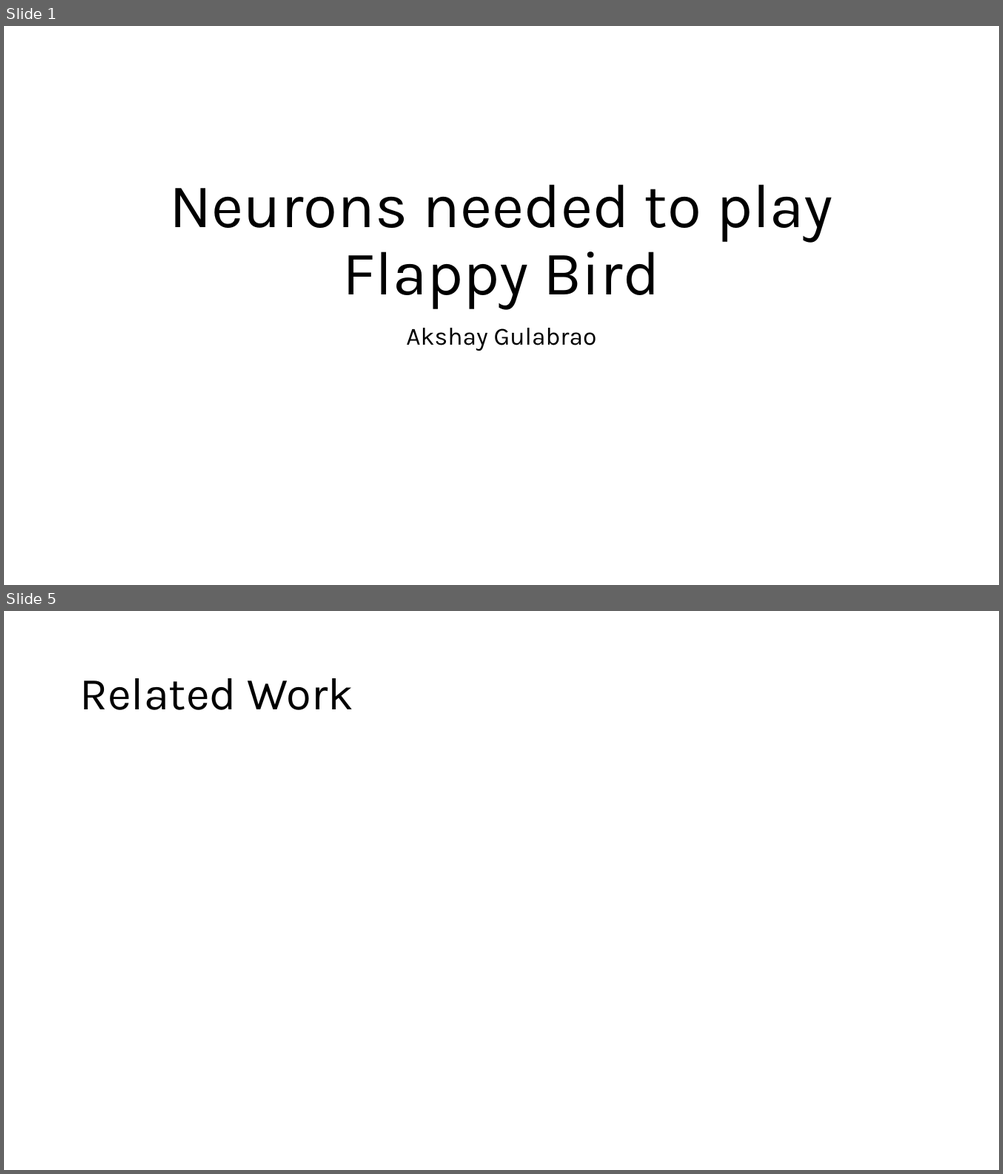
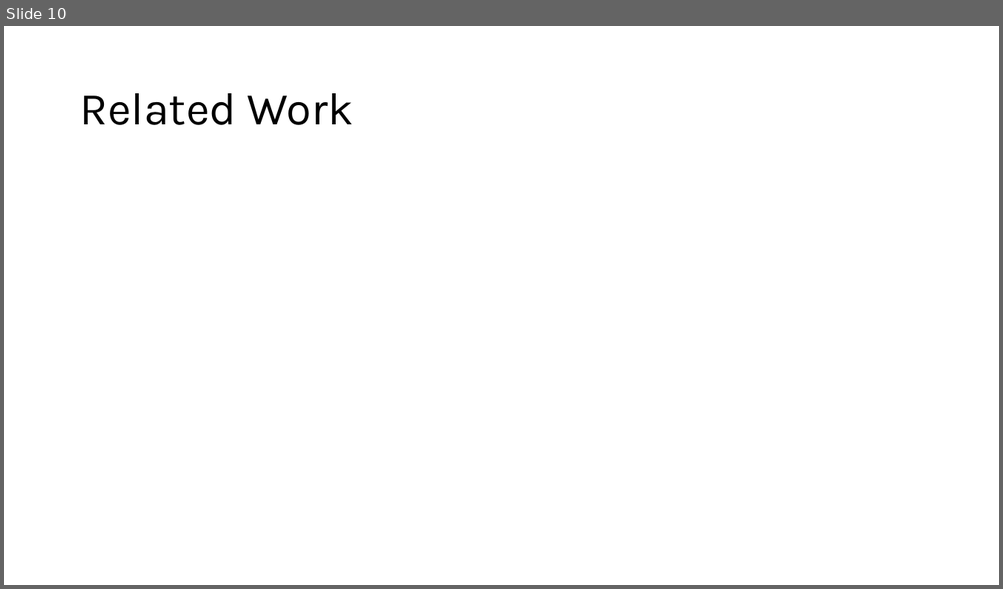
Before and after one commit to akshaygulabrao/flappybird-monorepo, a slide deck: Slides.pptx. Shown one above the other, each under a label of ours: slides 1 and 5 before the commit, slide 10 after it; the slides between them are not shown. The pictures are 1003x1174 and 1003x589 pixels, drawn with LibreOffice and Linux fonts; fonts in the diff are those of the drawing. Boxes give left, top, right and bottom in pixels: in the first picture for what was removed or moved away, otherwise in the second. Text is boxed around its words. In the diff, an @@ line names an element or a change of style, - is before the commit and + after.

```diff
--- a/Slides.pptx
+++ b/Slides.pptx
@@ slide 1 removed at (4, 26, 999, 585), background #FFFFFF @@
@@ title removed at (169, 184, 833, 309) @@
-Neurons needed to play Flappy Bird
@@ subtitle removed at (406, 328, 597, 352) @@
-Akshay Gulabrao
@@ what was slide 5 is now slide 10 @@
```
Also in this commit, not shown: 3 slides changed, 6 slides added, 1 other file.
